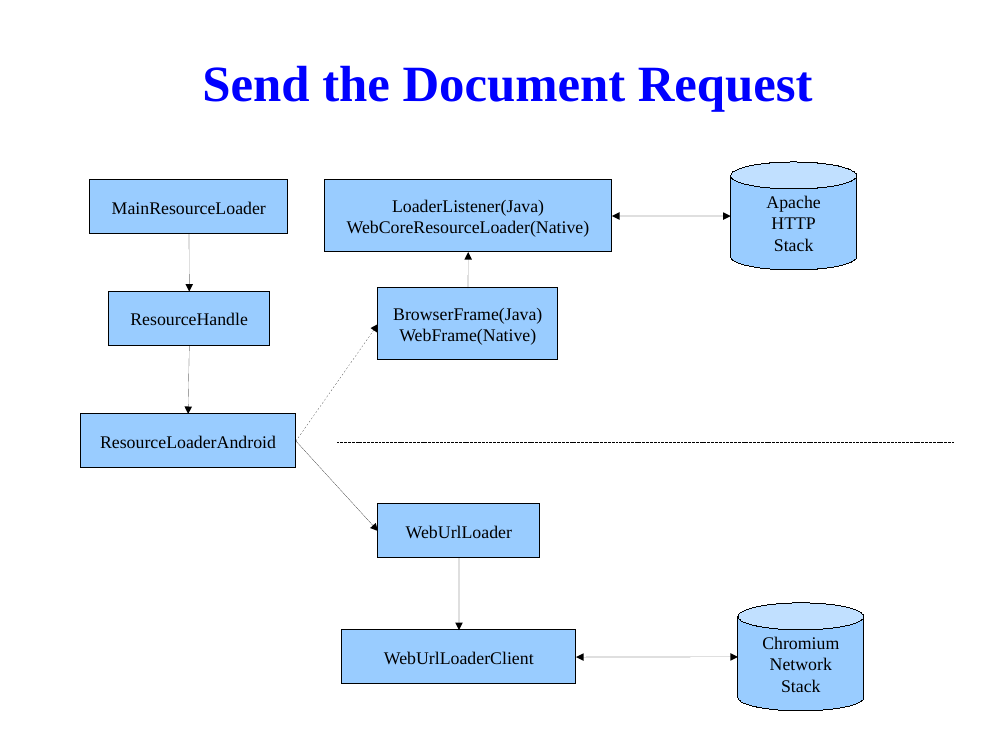
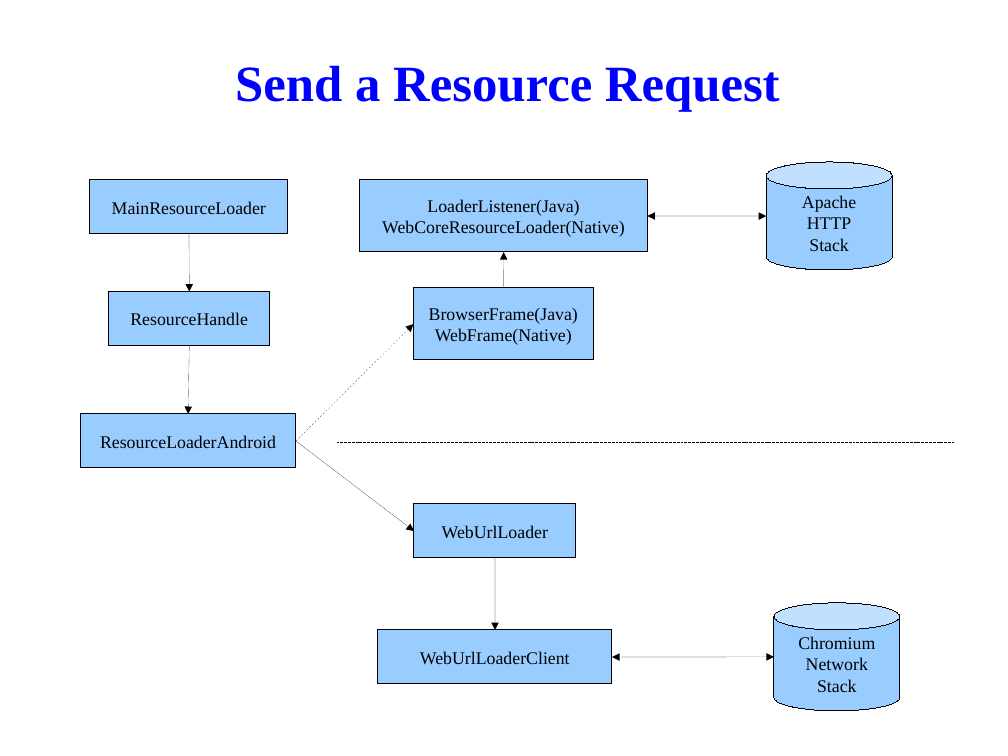
Before and after one commit to tsaicw/browser_research, a slide deck: slide 56 of WebKit/WebKit.odp (slide 53 before the commit). Drawn at 1008x756 pixels with LibreOffice and Linux fonts; fonts in the diff are those of the drawing; background and template pictures are left out. Boxes give left, top, right and bottom in pixels: in the first picture for what was removed or moved away, otherwise in the second. Text is boxed around its words. In the diff, an @@ line names an element or a change of style, - is before the commit and + after.

Commit message:
[WebKit]   Finish the pages about the flow of subresource loading.   Add the "CachedResource" and "CachedResourceClient" pages.   Add the "Network Communication" page.

```diff
--- a/WebKit/WebKit.odp
+++ b/WebKit/WebKit.odp
@@ title at (x1=235, y1=65, x2=780, y2=111): text changed @@
-Send the Document Request
+Send a Resource Request
@@ 4 rectangles, 2 cylinders, 2 arrows, 2 double arrows moved together from (x1=325, y1=162, x2=864, y2=711) to (x1=360, y1=162, x2=900, y2=711) @@
@@ arrow moved from (296, 441) - (378, 324) to (296, 441) - (413, 324) @@
@@ arrow moved from (296, 441) - (378, 531) to (296, 441) - (414, 531) @@
```
Also in this commit, not shown: 11 other slides changed, 2 slides added, 1 slide removed.
